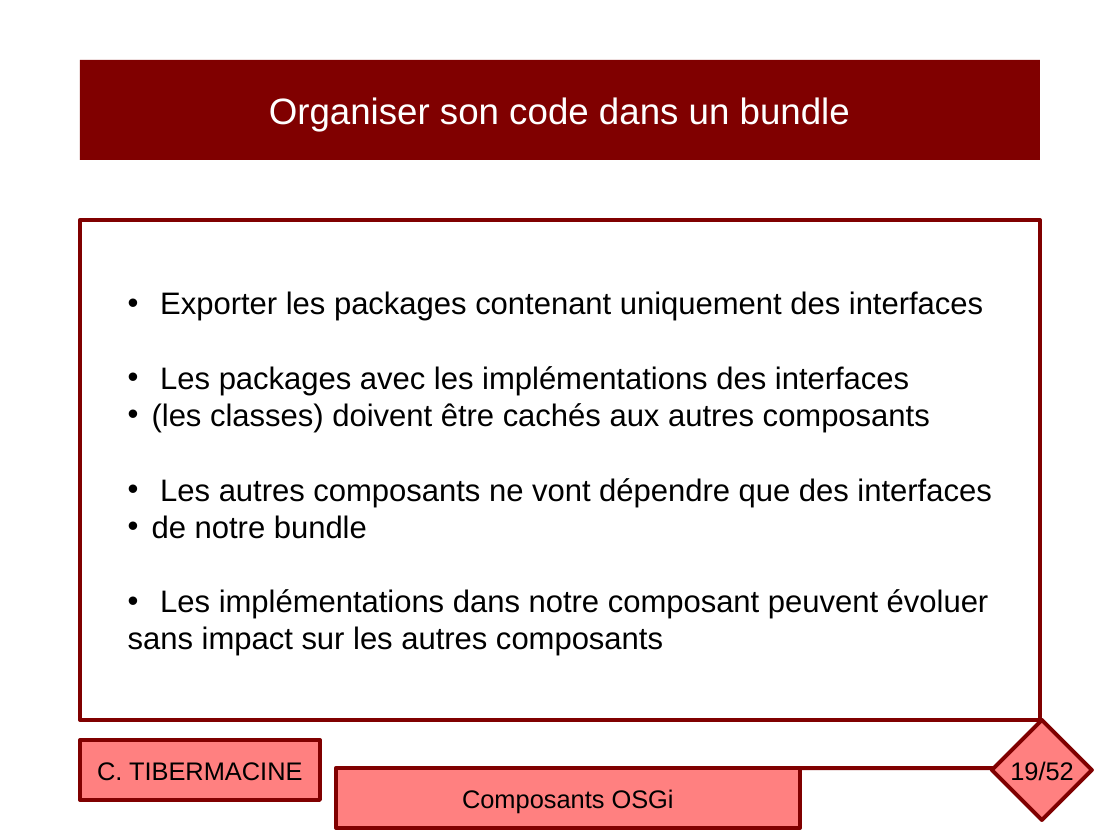
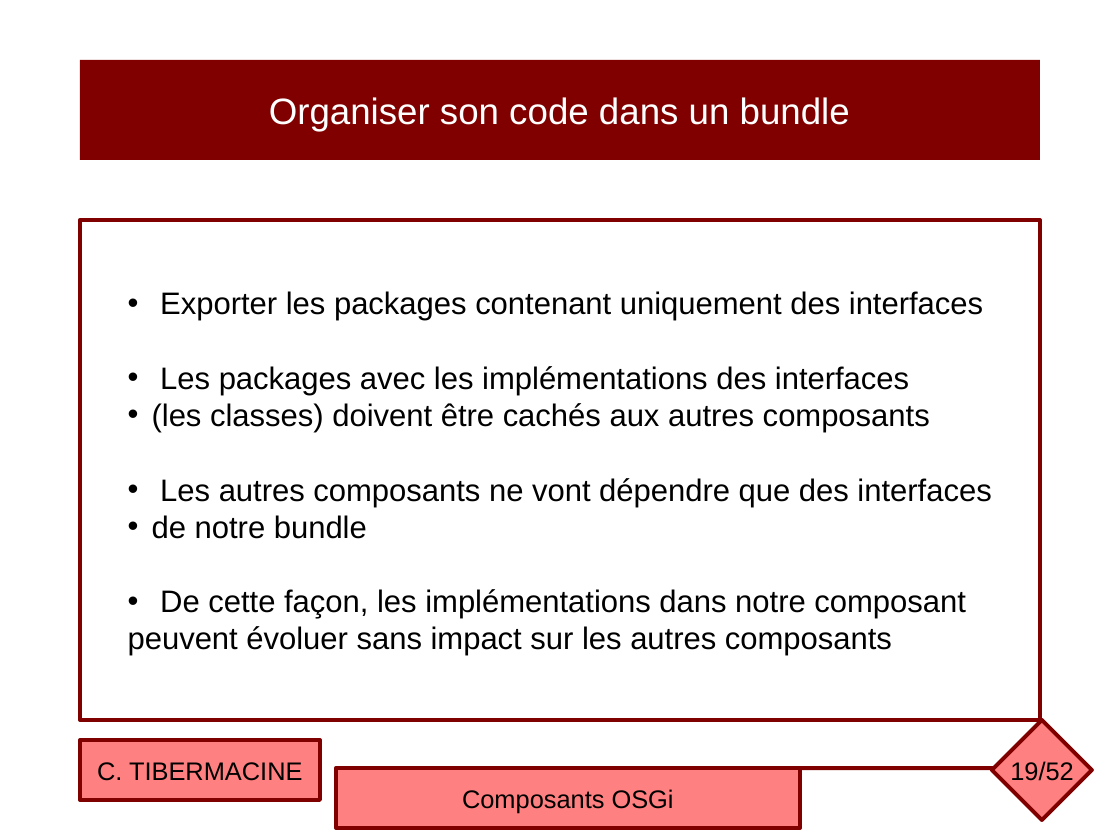
Before and after one commit to ctiber/composants, a slide deck: slide 19 of cours/cours3.odp. Drawn at 1120x840 pixels with LibreOffice and Linux fonts; fonts in the diff are those of the drawing. Boxes give left, top, right and bottom in pixels: in the first picture for what was removed or moved away, otherwise in the second. Text is boxed around its words. In the diff, an @@ line names an element or a change of style, - is before the commit and + after.

```diff
--- a/cours/cours3.odp
+++ b/cours/cours3.odp
@@ text in rectangle at box(128, 589, 966, 656): text changed @@
-• Les implémentations dans notre composant peuvent évoluer
-sans impact sur les autres composants
+• De cette façon, les implémentations dans notre composant
+peuvent évoluer sans impact sur les autres composants
```
Also in this commit, not shown: 18 other slides changed, 2 other files.
